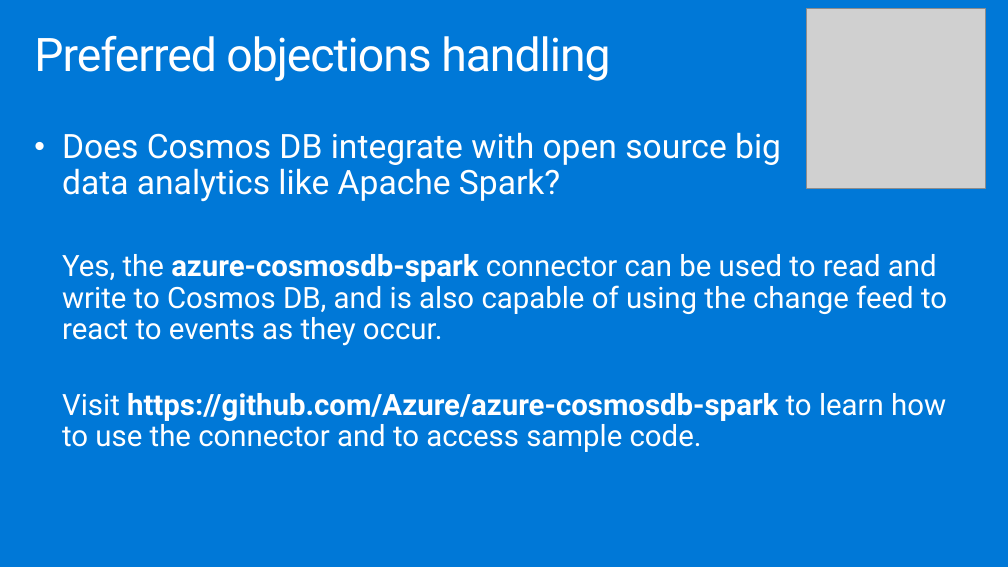
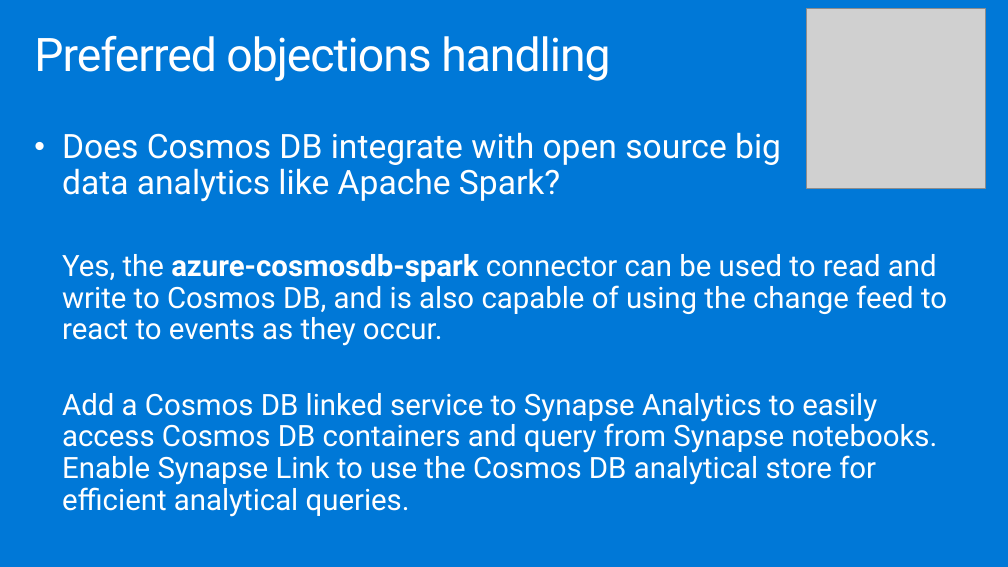
Before and after one commit to testjiho/innovative-fraud-detection, a slide deck: slide 28 of Whiteboard design session/WDS trainer presentation - Cosmos DB Real Time Advanced Analytics.pptx. Drawn at 1008x567 pixels with LibreOffice and Linux fonts; fonts in the diff are those of the drawing; grey boxes stand for pictures. Boxes give left, top, right and bottom in pixels: in the first picture for what was removed or moved away, otherwise in the second. Text is boxed around its words. In the diff, an @@ line names an element or a change of style, - is before the commit and + after.

```diff
--- a/Whiteboard design session/WDS trainer presentation - Cosmos DB Real Time Advanced Analytics.pptx
+++ b/Whiteboard design session/WDS trainer presentation - Cosmos DB Real Time Advanced Analytics.pptx
@@ text at [62, 393, 937, 517]: text changed @@
-  Visit https://github.com/Azure/azure-cosmosdb-spark to learn how to use the connector and to access sample code.
+  Add a Cosmos DB linked service to Synapse Analytics to easily access Cosmos DB containers and query from Synapse notebooks. Enable Synapse Link to use the Cosmos DB analytical store for efficient analytical queries.
```
Also in this commit, not shown: 7 other slides changed, 3 slides added, 3 slides removed, 1 other file.
